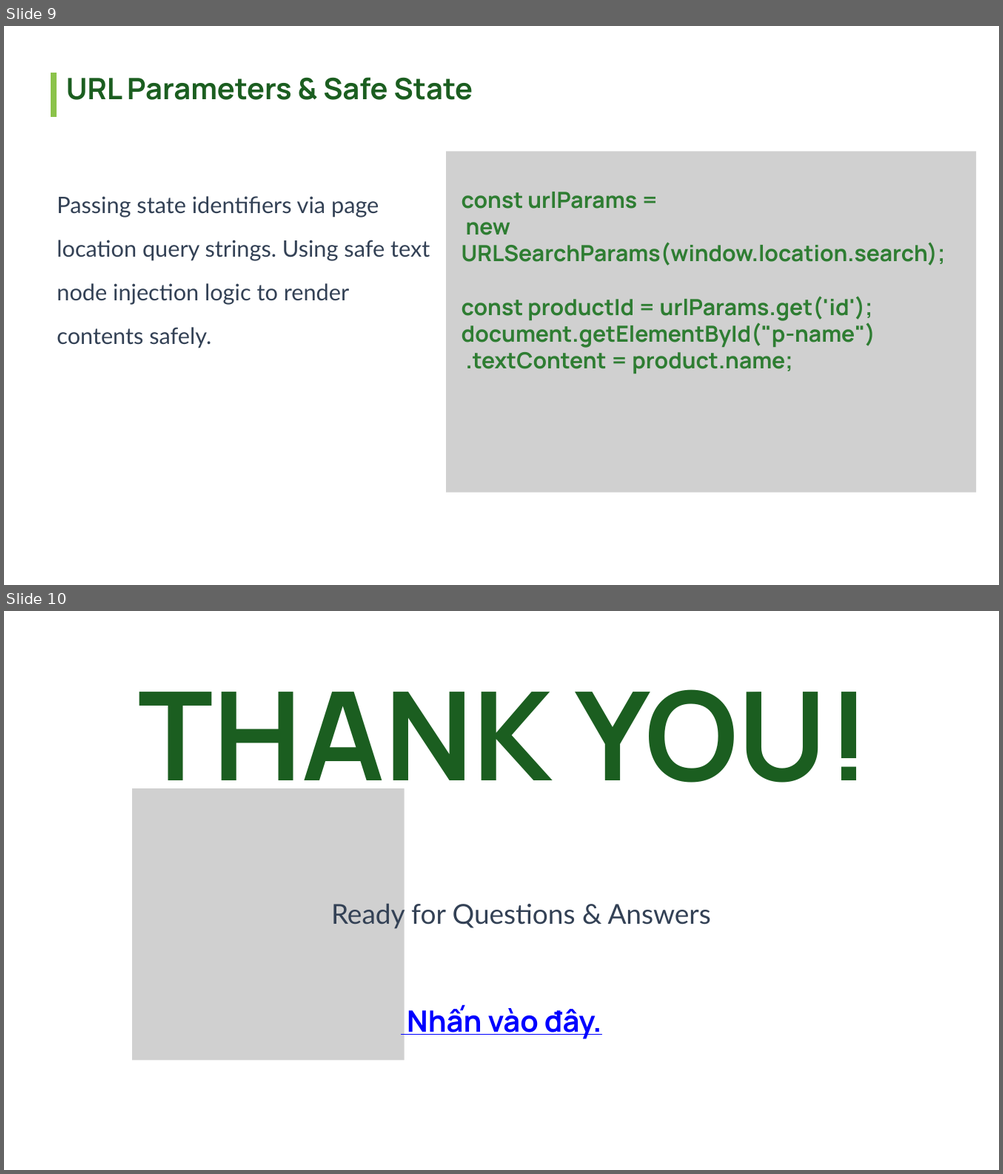
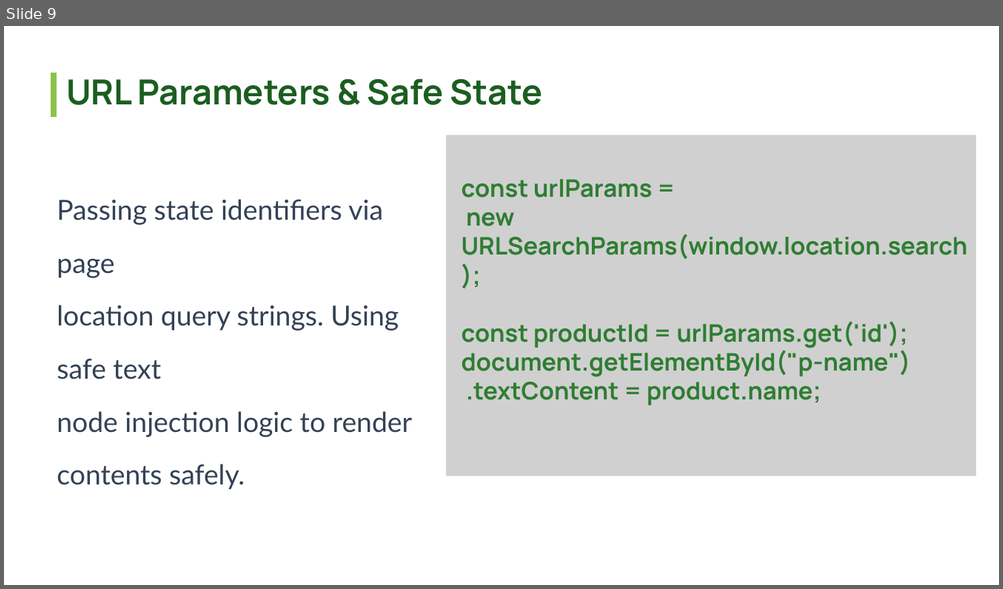
Before and after one commit to holoc2021tv/110124109, a slide deck: thuyettrinh.pptx. Shown one above the other, each under a label of ours: slides 9 and 10 before the commit, slide 9 after it. The pictures are 1003x1174 and 1003x589 pixels, drawn with LibreOffice and Linux fonts; fonts in the diff are those of the drawing; grey boxes stand for pictures; background and template pictures are left out. Boxes give left, top, right and bottom in pixels: in the first picture for what was removed or moved away, otherwise in the second. Text is boxed around its words. In the diff, an @@ line names an element or a change of style, - is before the commit and + after.

```diff
--- a/thuyettrinh.pptx
+++ b/thuyettrinh.pptx
@@ slide 10 removed at box(4, 611, 999, 1170), background picture (left out) @@
@@ text removed at box(139, 689, 871, 812) @@
-THANK YOU!
@@ picture removed at box(132, 789, 404, 1060) @@
@@ text removed at box(331, 900, 711, 929) @@
-Ready for Questions & Answers
@@ text removed at box(407, 1005, 601, 1039) @@
-Nhấn vào đây.
@@ slide 9 changed as well @@
@@ text "URL Parameters & Safe State" at box(66, 79, 543, 105): size 42.8 to 50 pt; line spacing 51.3pt to 60pt @@
@@ picture: place and size @@
-picture at box(446, 151, 976, 492)
+picture at box(446, 135, 976, 476)
@@ text "Passing state identifiers via page" at box(57, 199, 412, 490): size 32.9 to 40 pt; line spacing 63.1pt to 76.8pt @@
@@ text "const urlParams =": place and size @@
-text "const urlParams =" at box(461, 192, 945, 374)
+text "const urlParams =" at box(461, 179, 967, 406)
@@ text "const urlParams =" at box(461, 179, 967, 406): size 32.2 to 35 pt; line spacing 38.7pt to 42pt @@
```
Also in this commit, not shown: 8 other slides changed, 1 slide added.
